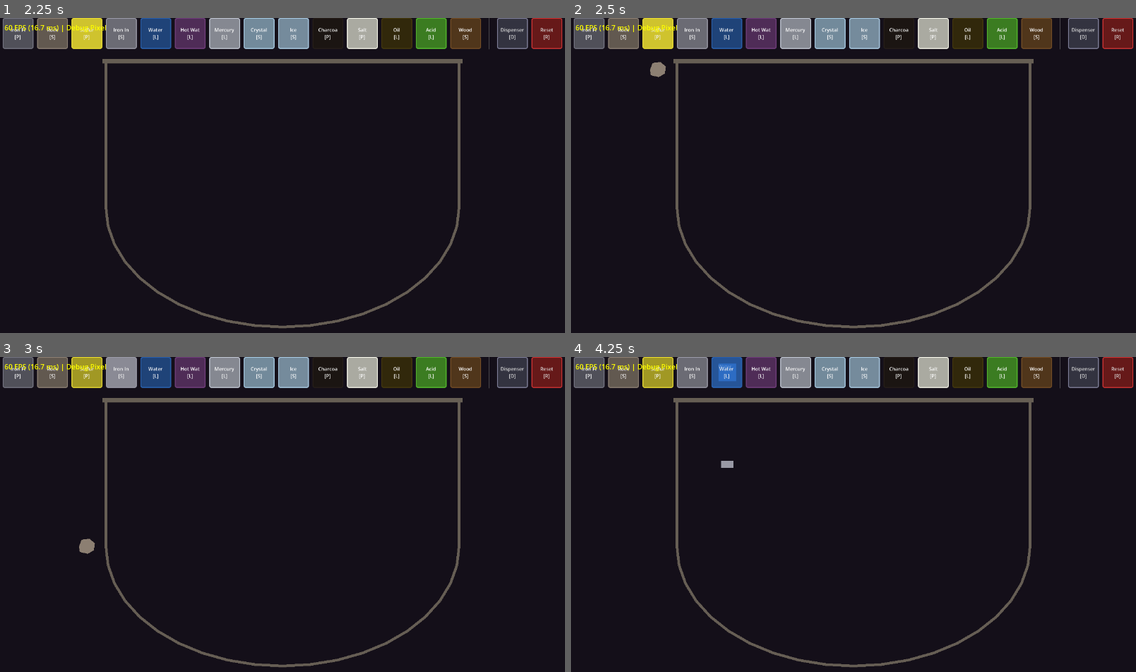
Above: before the commit, frames 1-4 (two rows, left to right).
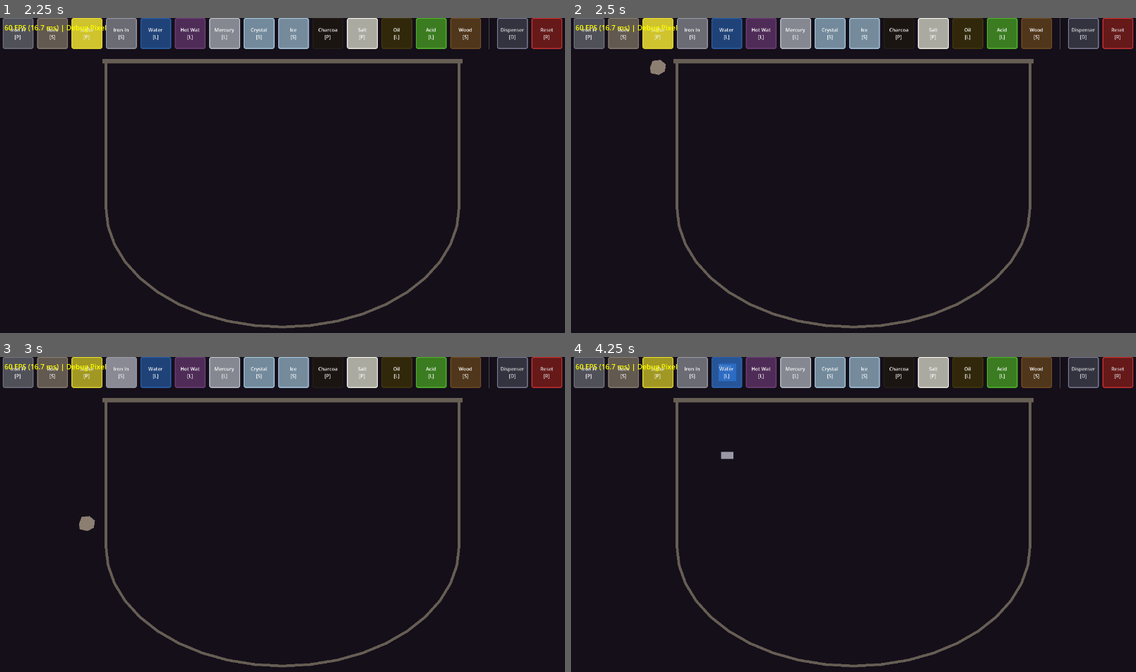
Above: after the commit, the same moments.

Repository: zholobov/alchemy-proto
Game: Godot game, scene res://src/main.tscn
Two runs of this game, one before a commit and one after it. Both use one fixed random seed, a clock stepped at 60 frames per second and the inputs below.
Inputs:
- Up to frame 1 (2.25 s): click "Iron Fi [P]" at 0.5 s; click "Rock [S]" at 1.25 s; click "Sulfur [P]" at 2 s
- Up to frame 2 (2.5 s): no input
- Up to frame 3 (3 s): click "Iron In [S]" at 2.75 s
- Up to frame 4 (4.25 s): click "Water [L]" at 3.5 s

Frame 1 is identical in both runs. In frame 2, less than 0.1% of the frame differs, in the area x 14-17%, y 13-19%; in frame 3, 0.2%, in the area x 14-17%, y 50-63%; in frame 4, 0.1%.
Error in both runs: Cannot call method 'buffer_update' on a null value. (res://src/simulation/particle_fluid_solver.gd:411)

Commit message:
fix(buoyancy): surface-based submersion + linear_damp drag
Three fixes for buoyancy stability:

1. Detect submersion from REFERENCE COLUMN instead of body-adjacent
   cells. The body displaces water from its neighbors, causing the
   ambient-density approach to under-count submersion. Now we find
   the water surface Y by scanning a column far from the body and
   count body cells below it.

2. Use Godot's linear_damp property for drag instead of computing
   drag_force in constant_force. The constant_force-based drag had
   a 1-frame lag (force computed from old velocity, applied next
   physics step, can overshoot and diverge). linear_damp is
   integrated within the physics step, so it's always stable.

3. Require MIN_SURFACE_CELLS=3 liquid cells at a row before treating
   it as the surface. Stray particles in the air no longer trigger
   false buoyancy detection.

Also adds gameplay test framework (tests/gameplay/) with per-frame
position/velocity/force trajectory tracking and automated checks
for oscillation, settling, and float depth.

Test results: 6/6 gameplay tests pass. Wood floats at Y≈310 (surface
308), final Y-range = 8px in last second, 0 big velocity swings.
Iron sinks. Wood stays above iron.

Co-Authored-By: Claude Opus 4.6 (1M context) <noreply@anthropic.com>

Diff:
--- a/src/simulation/rigid_body_mgr.gd
+++ b/src/simulation/rigid_body_mgr.gd
@@ -23,7 +23,12 @@
 
 ## Linear drag coefficient. F_drag = -DRAG_COEF × velocity × submerged_cells.
 ## Damps oscillation of floating bodies using stationary-fluid approximation.
-const DRAG_COEF: float = 5.0
+## Tuned for near-critical damping so floating bodies settle without
+## oscillating. The system is spring-like (buoyancy ∝ depth), and
+## critical damping requires c ≈ 2√(k·m) ≈ 75 for a wood block.
+## Effective c = DRAG_COEF × submerged_cells × MASS_SCALE ≈ 150×45×0.01 = 67.
+## Slightly underdamped → body settles with ≤1 gentle overshoot.
+const DRAG_COEF: float = 300.0
 
 var grid: ParticleGrid
 var _bodies: Array[RigidBody2D] = []
@@ -227,37 +232,52 @@
 		var cy_min := maxi(floori(min_y / cell_size_px), 0)
 		var cy_max := mini(floori(max_y / cell_size_px), grid_height - 1)
 
-		# --- Accumulate displaced liquid mass ---
+		# --- Find fluid surface and density from REFERENCE COLUMN ---
+		# The body displaces water from nearby cells, so we can't sample
+		# the body's bbox for surface/density — it's disrupted. Instead,
+		# scan a reference column FAR from the body to find the undisturbed
+		# fluid surface Y and density. In our oval receptacle with a
+		# uniform water level, any column away from the body gives a good
+		# measurement. If the body is near the center, use a side column.
+		var ref_cx := grid_width / 2
+		if ref_cx >= cx_min - 5 and ref_cx <= cx_max + 5:
+			ref_cx = 10  # body overlaps center — use left side
+
+		var fluid_density := 0.0
+		var surface_py := float(grid_height) * cell_size_px  # default: no water
+
+		for ry in range(grid_height):
+			var ridx := ry * grid_width + ref_cx
+			if liquid_readback.densities[ridx] > 0.15:
+				surface_py = float(ry) * cell_size_px
+				# Read fluid density from the first liquid cell found.
+				var marker: int = liquid_readback.markers[ridx]
+				if marker > 0:
+					var lsub := SubstanceRegistry.get_substance(marker)
+					if lsub:
+						fluid_density = lsub.density
+				break  # topmost liquid row = surface
+
+		# --- Count body cells below the fluid surface ---
 		var total_mass := 0.0
 		var sum_x := 0.0
 		var sum_y := 0.0
 		var submerged_cells := 0
 
-		for cy in range(cy_min, cy_max + 1):
-			var row_offset := cy * grid_width
-			for cx in range(cx_min, cx_max + 1):
-				var px := (cx + 0.5) * cell_size_px
+		if fluid_density > 0.0:
+			for cy in range(cy_min, cy_max + 1):
 				var py := (cy + 0.5) * cell_size_px
-				if not PolygonRasterizer._point_in_polygon(px, py, world_verts):
-					continue
-				# Body cells are WALL — no particles inside. Determine
-				# submersion by checking cardinal neighbors' ambient density.
-				var max_neighbor_density := 0.0
-				if cx > 0:
-					max_neighbor_density = maxf(max_neighbor_density, ambient[row_offset + cx - 1])
-				if cx < grid_width - 1:
-					max_neighbor_density = maxf(max_neighbor_density, ambient[row_offset + cx + 1])
-				if cy > 0:
-					max_neighbor_density = maxf(max_neighbor_density, ambient[(cy - 1) * grid_width + cx])
-				if cy < grid_height - 1:
-					max_neighbor_density = maxf(max_neighbor_density, ambient[(cy + 1) * grid_width + cx])
-				if max_neighbor_density <= SUBMERSION_THRESHOLD:
-					continue
-				submerged_cells += 1
-				var cell_mass: float = max_neighbor_density * cell_size_px * cell_size_px
-				total_mass += cell_mass
-				sum_x += px * cell_mass
-				sum_y += py * cell_mass
+				if py < surface_py:
+					continue  # above fluid surface — not submerged
+				for cx in range(cx_min, cx_max + 1):
+					var px := (cx + 0.5) * cell_size_px
+					if not PolygonRasterizer._point_in_polygon(px, py, world_verts):
+						continue
+					submerged_cells += 1
+					var cell_mass := fluid_density * cell_size_px * cell_size_px
+					total_mass += cell_mass
+					sum_x += px * cell_mass
+					sum_y += py * cell_mass
 
 		# --- Apply gravity + buoyancy as a persistent net force ---
 		# We disabled Godot's built-in gravity (gravity_scale=0) so we can
@@ -270,21 +290,25 @@
 		buoyancy_force = minf(buoyancy_force, MAX_BUOYANCY_FACTOR * gravity_force)
 		var net_y := gravity_force - buoyancy_force  # positive = down
 
-		# Drag: opposes velocity, proportional to submerged contact area.
-		var drag_y := 0.0
-		var drag_x := 0.0
+# --- Set forces ---
+		# constant_force carries gravity + buoyancy (position-dependent).
+		# linear_damp carries drag (velocity-dependent) — Godot applies
+		# this INSIDE the physics integrator so there's no 1-frame lag
+		# and no overshoot/divergence from stale velocity values.
+		body.constant_force = Vector2(0, net_y)
+
 		if submerged_cells > 0:
-			var k := DRAG_COEF * float(submerged_cells) * MASS_SCALE
-			drag_x = -body.linear_velocity.x * k
-			drag_y = -body.linear_velocity.y * k
-
-		# Set as constant_force — persists until we change it next frame.
-		body.constant_force = Vector2(drag_x, net_y + drag_y)
+			# linear_damp in Godot = velocity decay fraction per second.
+			# At damp=30, velocity halves in ~0.023s (≈1.4 frames). Strong
+			# but stable because Godot integrates it within the step.
+			body.linear_damp = DRAG_COEF * float(submerged_cells) * MASS_SCALE / maxf(body.mass, 0.01)
+		else:
+			body.linear_damp = 0.5  # small air resistance
 
 		# Torque from asymmetric submersion (tilts the body).
 		if total_mass > 0.0:
 			var center := Vector2(sum_x / total_mass, sum_y / total_mass)
 			var offset := center - body.global_position
-			body.constant_torque = offset.x * (net_y + drag_y) - offset.y * drag_x
+			body.constant_torque = offset.x * net_y
 		else:
 			body.constant_torque = 0.0
--- a/tests/gameplay/test_buoyancy.gd
+++ b/tests/gameplay/test_buoyancy.gd
@@ -24,21 +24,60 @@
 	var bottom_y := receptacle_bottom_y()
 	print("  Water surface ≈ %.0f, bottom ≈ %.0f" % [surface_y, bottom_y])
 
-	# ---- Step 2: Drop wood ----
+	# ---- Step 2: Drop wood with per-frame tracking ----
 	print("  Dropping wood...")
-	var wood_drop_pos := Vector2(center.x - 40, _receptacle.global_position.y + 30 * Receptacle.CELL_SIZE)  # well above water
+	var wood_drop_pos := Vector2(center.x - 40, _receptacle.global_position.y + 30 * Receptacle.CELL_SIZE)
 	await drop_solid("Wood", wood_drop_pos)
-	await wait_frames(180)  # 3 seconds to settle
 
 	var bodies := get_rigid_bodies()
 	if bodies.size() < 1:
 		assert_test("wood_spawned", false, "no rigid body found after drop")
 		return _results
+	var wood := bodies[bodies.size() - 1]
 
-	var wood := bodies[bodies.size() - 1]
+	# Track wood position every frame to detect oscillation.
+	var y_history: Array[float] = []
+	var vel_history: Array[float] = []
+	var force_history: Array[float] = []
+	print("  Tracking wood for 300 frames...")
+	for i in range(300):
+		await get_tree().process_frame
+		y_history.append(wood.global_position.y)
+		vel_history.append(wood.linear_velocity.y)
+		force_history.append(wood.constant_force.y)
+
+	# Print trajectory summary (every 10 frames).
+	print("  Frame | Y pos | vel_y  | force_y")
+	for i in range(0, y_history.size(), 10):
+		print("  %5d | %5.0f | %6.1f | %7.0f" % [i, y_history[i], vel_history[i], force_history[i]])
+
+	# Detect LARGE oscillation — small jitter from fluid interaction is
+	# normal and physically realistic. We care about:
+	# (a) Y-range in the final second: body should have settled
+	# (b) no sign changes where velocity is large on both sides (big swings)
+	var last_60_min := INF
+	var last_60_max := -INF
+	for i in range(maxi(0, y_history.size() - 60), y_history.size()):
+		last_60_min = minf(last_60_min, y_history[i])
+		last_60_max = maxf(last_60_max, y_history[i])
+	var y_range := last_60_max - last_60_min
+
+	var big_swings := 0
+	for i in range(1, vel_history.size()):
+		if vel_history[i] * vel_history[i - 1] < 0:
+			if absf(vel_history[i]) > 30.0 and absf(vel_history[i - 1]) > 30.0:
+				big_swings += 1
+
+	print("  Final 60-frame Y range: %.0f px, big velocity swings: %d" % [y_range, big_swings])
+	assert_test("wood_settled",
+		y_range < 60.0,
+		"Y range in final second: %.0f px — expected < 60 (body still swinging)" % y_range)
+	assert_test("wood_no_big_swings",
+		big_swings <= 2,
+		"%d big velocity reversals (|v|>30 on both sides) — body is bouncing" % big_swings)
+
+	# Final position checks.
 	var wood_y := wood.global_position.y
-	# Wood (density 0.65) should float: its center should be ABOVE the
-	# bottom of the receptacle and NEAR the water surface (not on the floor).
 	var wood_above_floor := wood_y < bottom_y - 20
 	assert_test("wood_floats_above_floor",
 		wood_above_floor,
